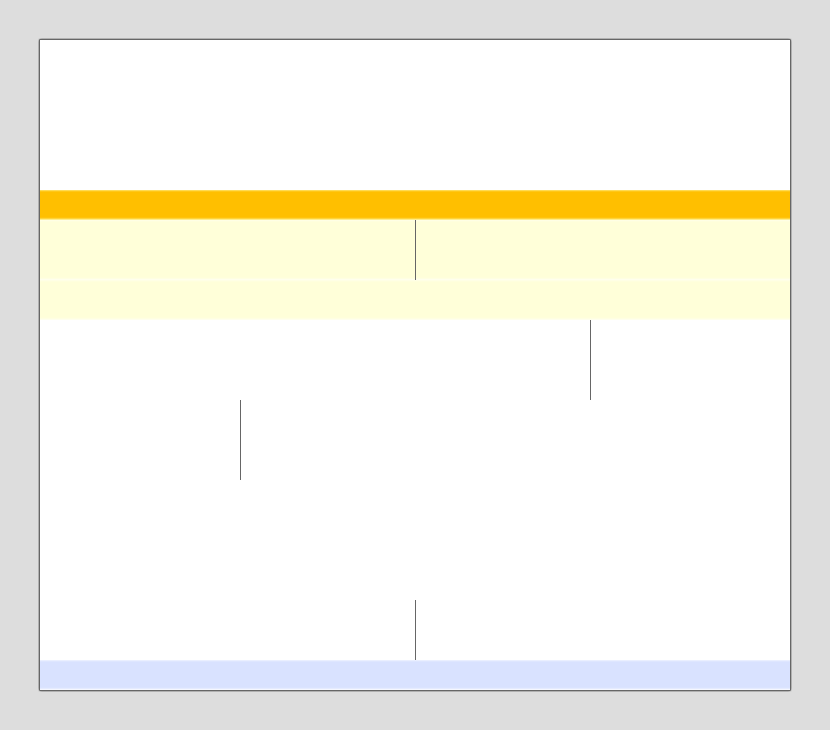
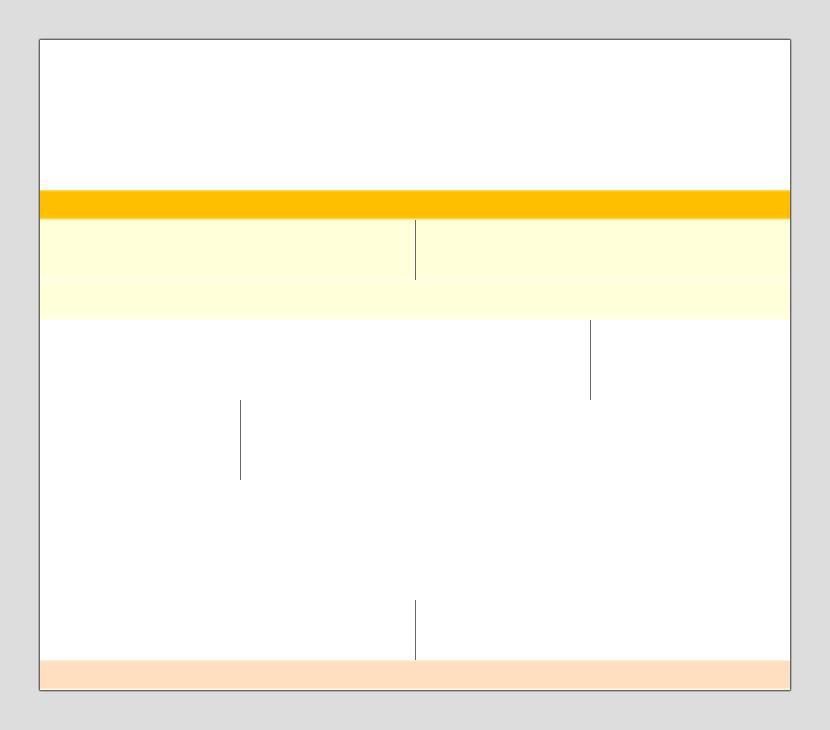
Revision of a layered 830 × 730 image; what changed, layer by layer:
pixels changed over 40, 660, 790, 690 (layer not identified)
